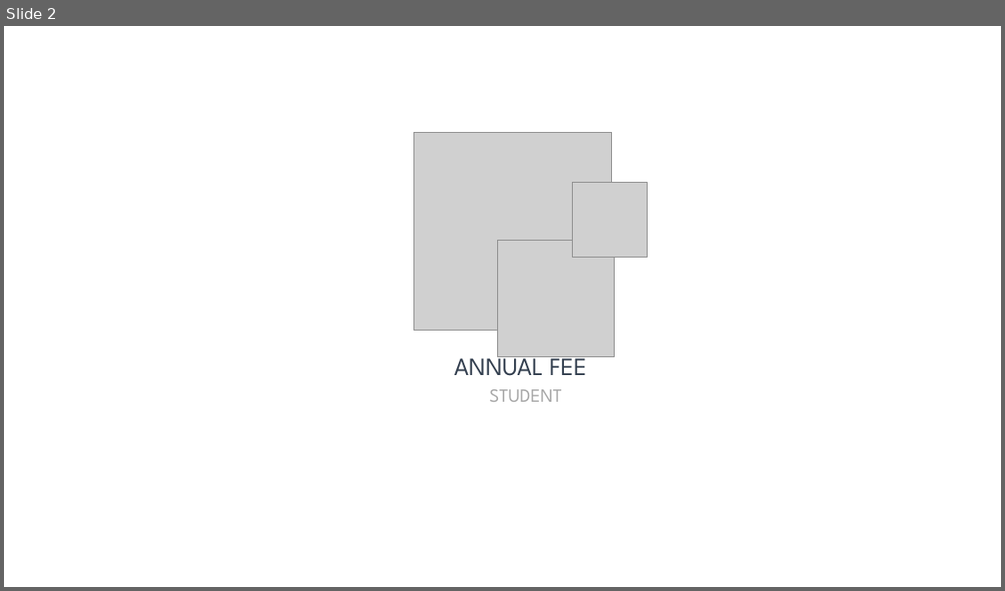
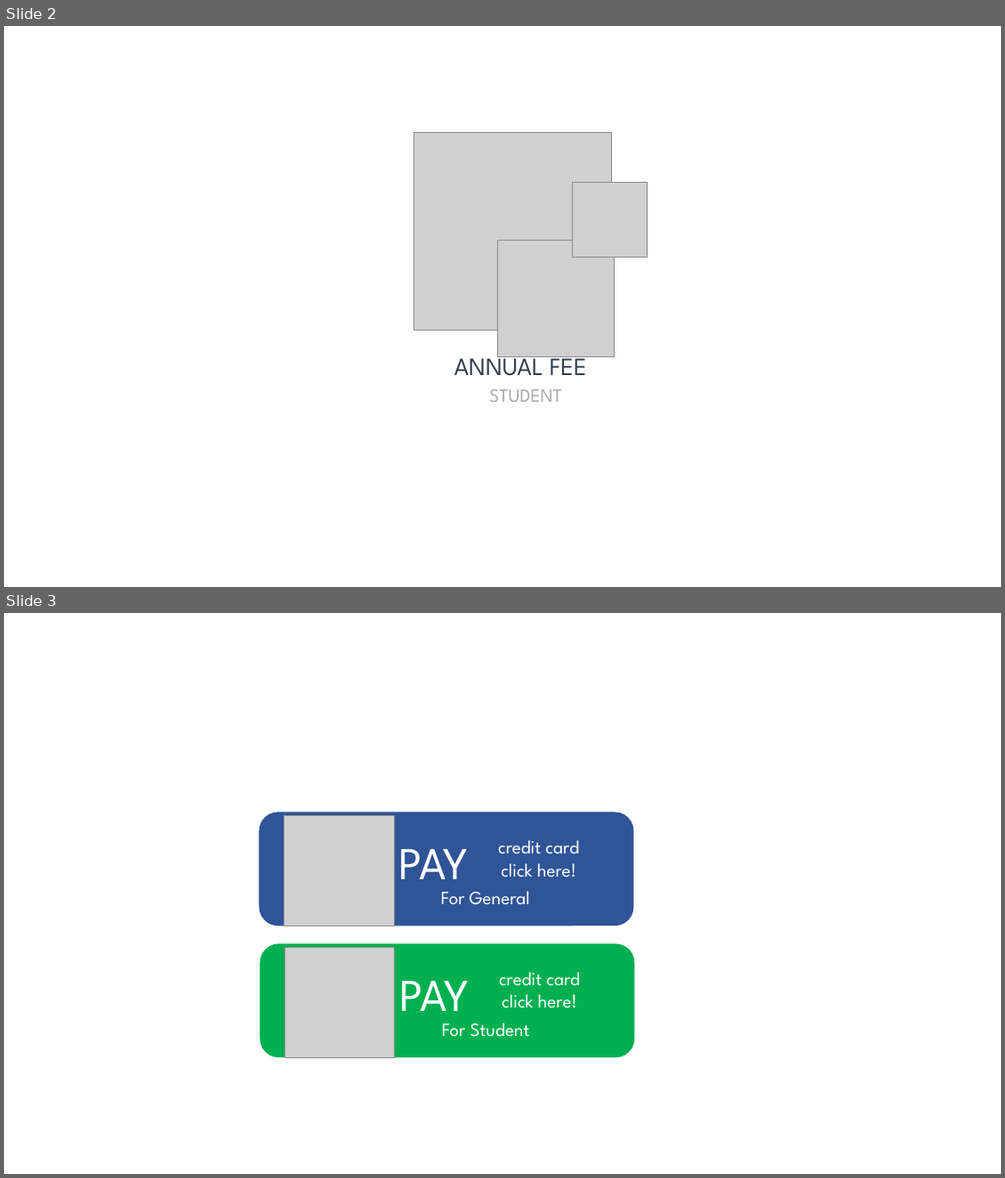
Before and after one commit to yusukehaneda/jsla_html, a slide deck: 図形描写用.pptx. Shown one above the other, each under a label of ours: slide 2 before the commit, slides 2 and 3 after it. The pictures are 1005x591 and 1005x1178 pixels, drawn with LibreOffice and Linux fonts; fonts in the diff are those of the drawing; grey boxes stand for pictures. Boxes give left, top, right and bottom in pixels: in the first picture for what was removed or moved away, otherwise in the second. Text is boxed around its words. In the diff, an @@ line names an element or a change of style, - is before the commit and + after.

```diff
--- a/図形描写用.pptx
+++ b/図形描写用.pptx
@@ slide 3 added at [4, 613, 1001, 1174], background #FFFFFF @@
@@ rounded rectangle added at [259, 811, 633, 925], fill #2F5597 @@
@@ picture added at [283, 816, 395, 926] @@
@@ text added at [399, 849, 468, 892], 44 pt, text #FFFFFF @@
+PAY
@@ text added at [498, 840, 579, 877], 18 pt, text #FFFFFF @@
+credit card
+click here!
@@ text added at [441, 891, 530, 905], 18 pt, text #FFFFFF @@
+For General
@@ rounded rectangle added at [259, 943, 634, 1057], fill #00B050 @@
@@ picture added at [284, 948, 395, 1058] @@
@@ text added at [400, 981, 469, 1024], 44 pt, text #FFFFFF @@
+PAY
@@ text added at [499, 972, 580, 1008], 18 pt, text #FFFFFF @@
+credit card
+click here!
@@ text added at [442, 1022, 530, 1037], 18 pt, text #FFFFFF @@
+For Student
```
Also in this commit, not shown: 1 other slide added, 4 other files.
